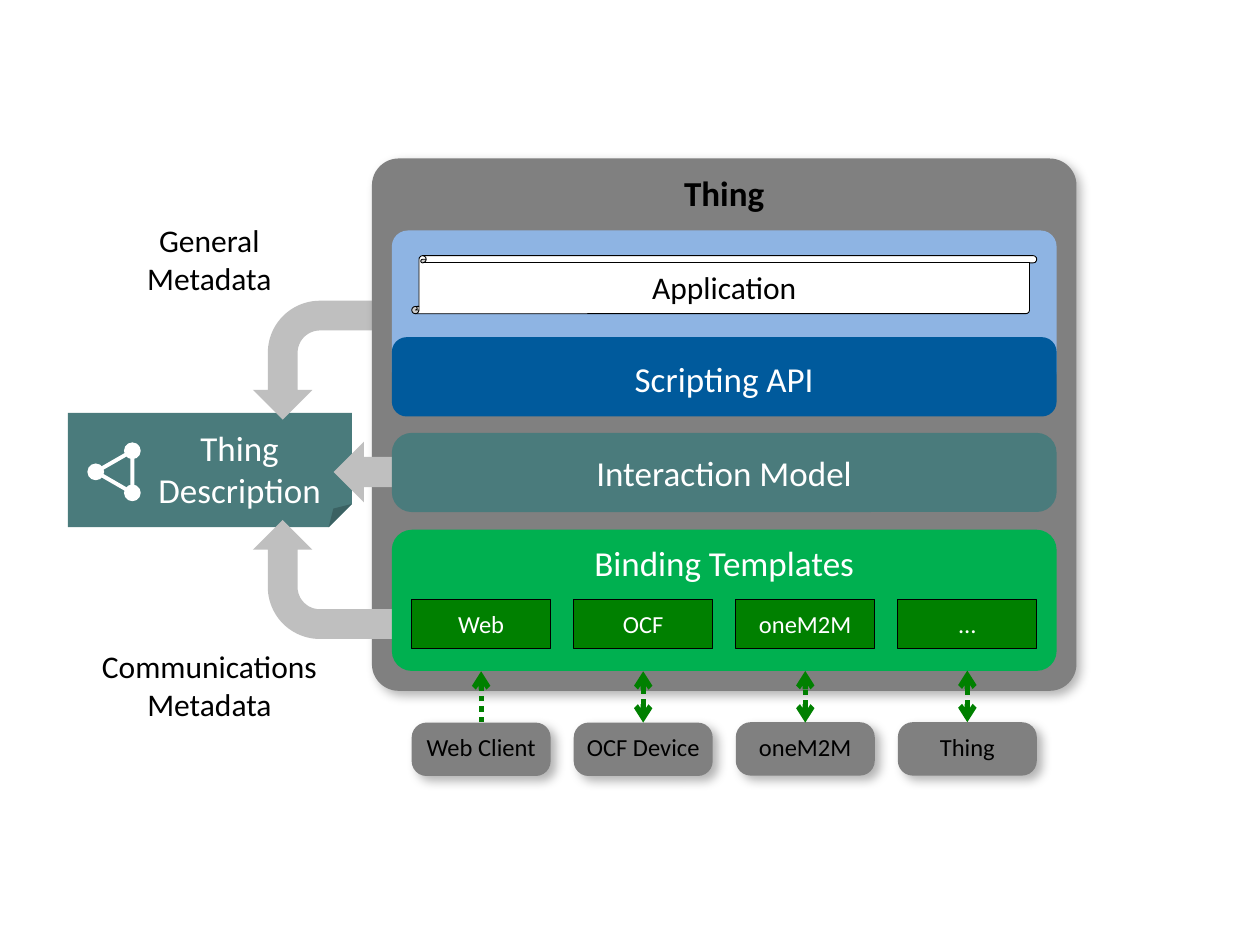
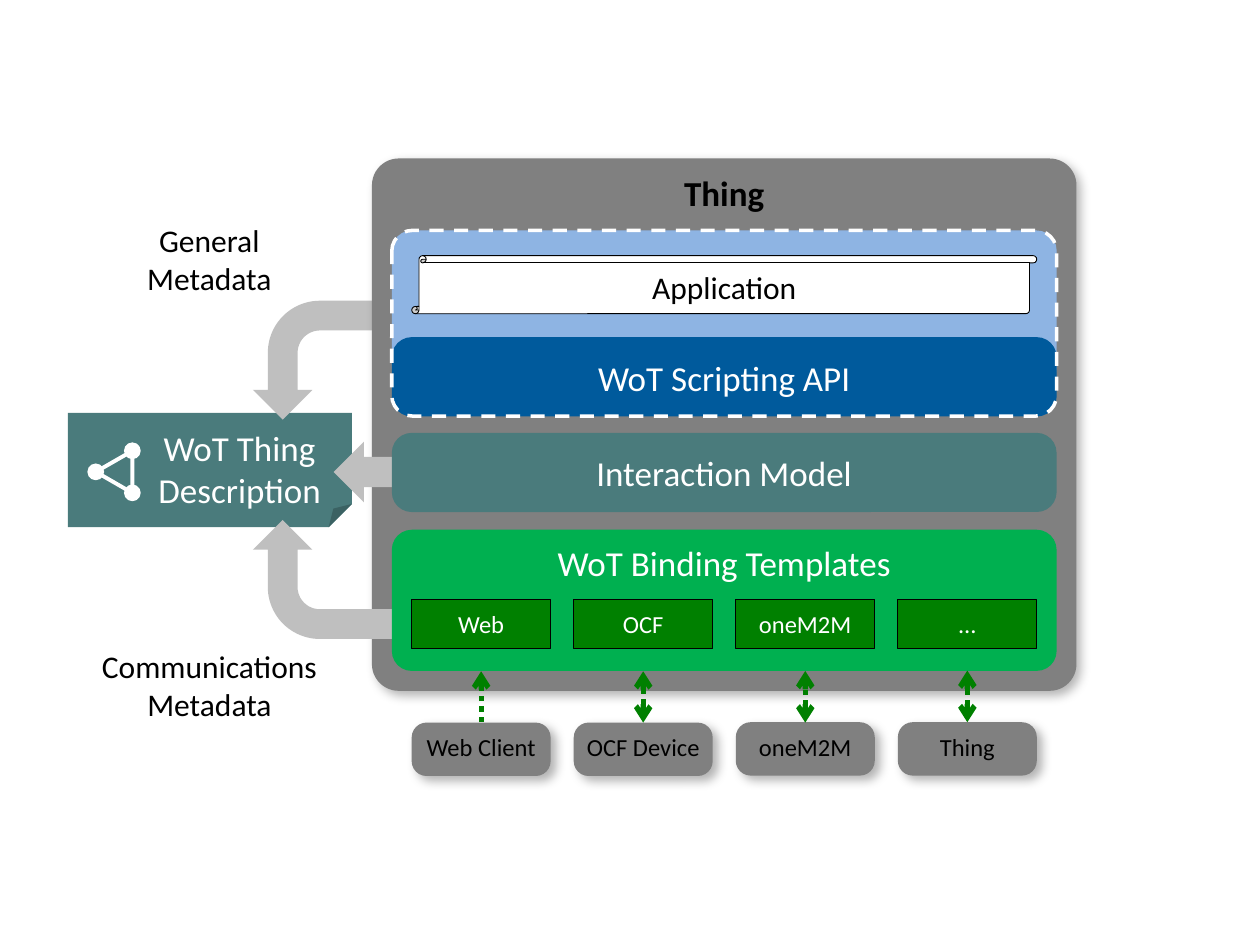
Before and after one commit to w3c/wot-architecture, a slide deck: slide 2 of images/wot-architecture-figures.pptx. Drawn at 1260x945 pixels with LibreOffice and Linux fonts; fonts in the diff are those of the drawing. Boxes give left, top, right and bottom in pixels: in the first picture for what was removed or moved away, otherwise in the second. Text is boxed around its words. In the diff, an @@ line names an element or a change of style, - is before the commit and + after.

```diff
--- a/images/wot-architecture-figures.pptx
+++ b/images/wot-architecture-figures.pptx
@@ rounded rectangle at (x1=392, y1=231, x2=1057, y2=387): proportions changed @@
@@ rounded rectangle added at (x1=392, y1=231, x2=1057, y2=416), outline #FFFFFF 2 pt dashed @@
@@ rounded rectangle "WoT Scripting API" at (x1=392, y1=338, x2=1057, y2=417): proportions changed @@
@@ text in rounded rectangle at (x1=598, y1=367, x2=850, y2=397): text changed @@
-Scripting API
+WoT Scripting API
@@ text in folded corner at (x1=158, y1=436, x2=320, y2=509): text changed @@
-Thing
-Description
+WoT Thing
+Description
@@ text in rounded rectangle at (x1=558, y1=551, x2=891, y2=582): text changed @@
-Binding Templates
+WoT Binding Templates
```
Also in this commit, not shown: 11 other slides changed, 12 other files.
